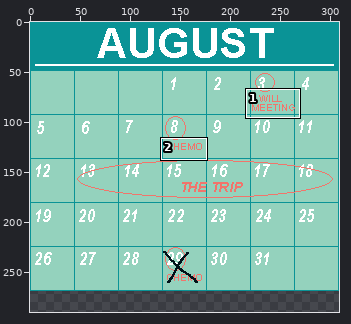
Edited in one commit: pixel-art file (Aseprite/calendar_zoom_in.aseprite). Above, an overview of the earlier version with the close-up marked.
Close-up. Before the commit:
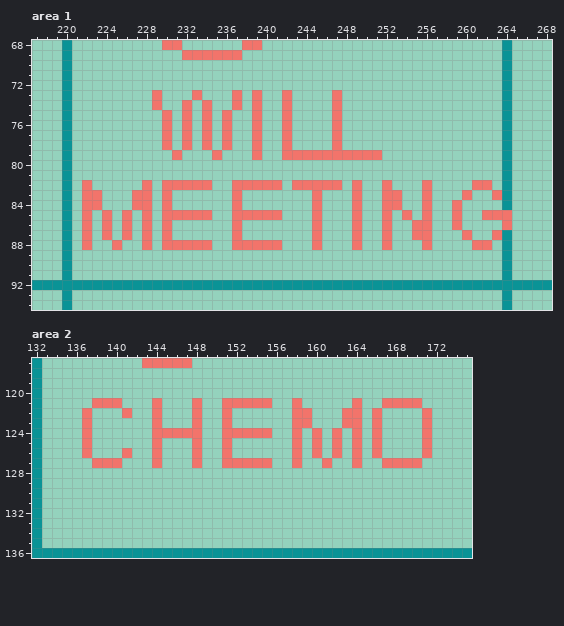
309x269 pixels, 1 frame. Shown: area 1: x 217..268, y 68..94; area 2: x 132..175, y 117..136. The old version is drawn lined up with the new one, on the new canvas. The commit also changed other parts of the picture, which this record leaves out.
New version:
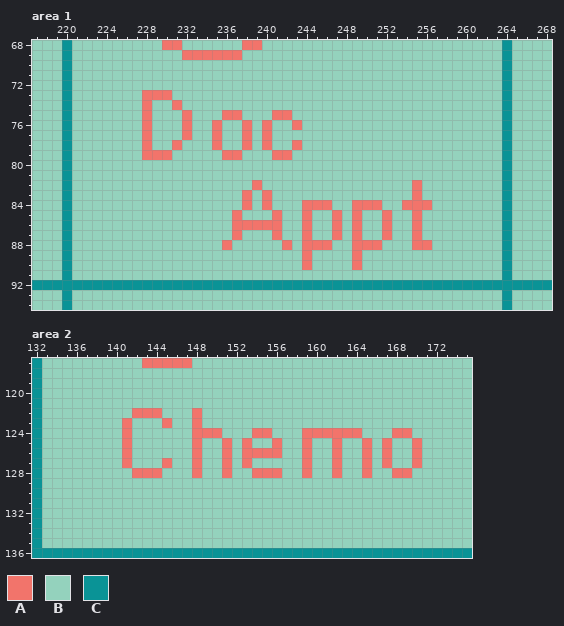
Palette (. is transparent): A #f2746b  B #94d2bd  C #0a9396
Edits made:
canvas 309x269 -> 309x290
Area 1:
Colour B gives way to colour A in row 73 at x 228 and 230; in row 74 at x 228 and 231; in row 75 at x 228, 237 and 241; in row 76 at x 228, 235, 238, 240 and 243; in row 77 at x 228, 235, 238 and 240; in row 78 at x 228, 231, 235, 238, 240 and 243.
Colour B gives way to colour A in row 79 at x 228 to 230, 236 to 237 and 241; in row 82 at x 255; in row 83 at x 238, 240 and 255; in row 84 at x 238, 240, 244, 246, 250 to 251 and 254 to 255; in row 85 at x 244, 247 and 255; in row 86 at x 238 to 241, 244 and 247.
Colour B gives way to colour A in row 87 at x 241, 244 and 247; in row 88 at x 236, 242, 244, 246, 250 to 251 and 255; in rows 89 to 90 at x 244 and 249.
Colour A gives way to colour B in row 73 at x 233, 237, 239, 242 and 247; in row 74 at x 229, 232, 234, 237, 239, 242 and 247; in row 75 at x 230, 234, 239 and 247; in rows 76 to 77 at x 230, 234, 236, 239, 242 and 247; in row 78 at x 230, 232, 234, 236, 239, 242 and 247; in row 79 at x 231, 235, 239 and 243 to 251.
Colour A gives way to colour B in row 82 at x 222, 228, 230 to 234, 237 to 238, 240 to 241, 243 to 247, 249, 252, 256 and 261 to 262; in row 83 at x 222 to 223, 227 to 228, 230, 237, 245, 249, 252 to 253, 256, 260 and 263; in row 84 at x 222 to 223, 227 to 228, 230, 237, 252 to 253 and 259; in row 85 at x 222, 224, 226, 228, 230 to 234, 238 to 240, 245, 254, 256, 259 and 262 to 263; in row 86 at x 222, 224, 226, 228, 230, 245, 256 and 259; in row 87 at x 222, 224, 226, 228, 230, 245, 256, 260 and 263.
Colour A gives way to colour B in row 88 at x 222, 225, 228, 230 to 234, 237 to 241, 252 and 261 to 262.
Colour A gives way to colour C in rows 85 to 86 at x 264.
Area 2:
Colour B gives way to colour A in row 122 at x 142 to 143; in row 123 at x 141 and 145; in row 124 at x 141, 149 to 150, 159, 161, 163 and 168 to 169; in row 125 at x 141, 153, 156, 159, 165, 167 and 170; in row 126 at x 153 to 156, 159, 165, 167 and 170; in row 127 at x 141, 145, 159, 162 and 165.
Colour B gives way to colour A in row 128 at x 142 to 144, 148, 151, 154 to 156, 159, 162, 165 and 168 to 169.
Colour A gives way to colour B in row 121 at x 138 to 140, 144, 148, 151 to 155, 158, 164 and 167 to 170; in row 122 at x 137, 141, 151, 158 to 159, 163 to 164, 166 and 171; in row 123 at x 137, 144, 151, 158 to 159, 163 to 164, 166 and 171; in row 124 at x 137, 144 to 147, 151 to 153, 158, 166 and 171; in rows 125 to 126 at x 137, 144, 158, 160, 164, 166 and 171; in row 127 at x 138 to 140, 144, 152, 154 to 155, 158, 161, 164 and 168 to 169.
Where, in picture pixels (left, top, right, bottom), the same in both close-ups:
changed: (82, 90, 512, 270)
changed: (82, 398, 432, 478)
